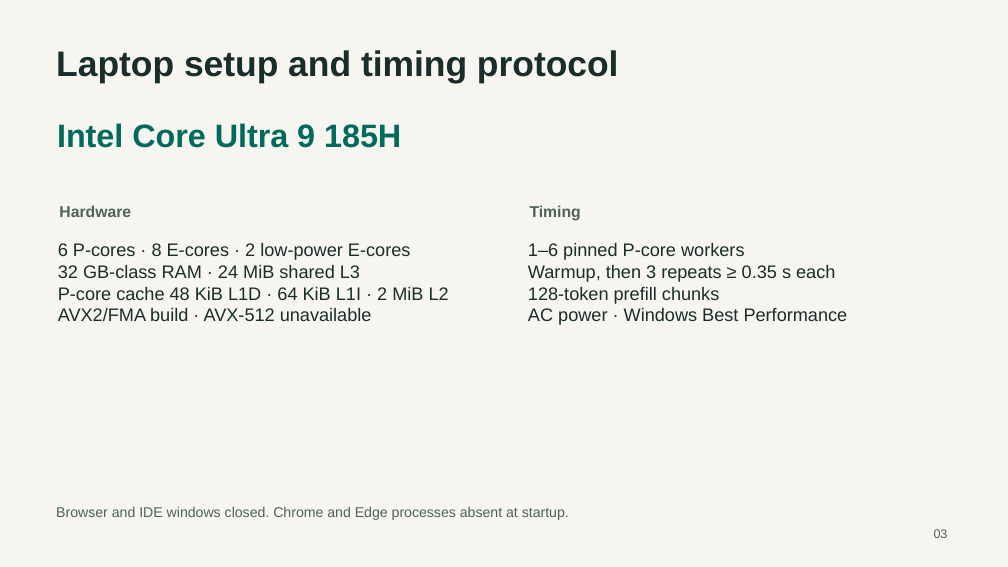
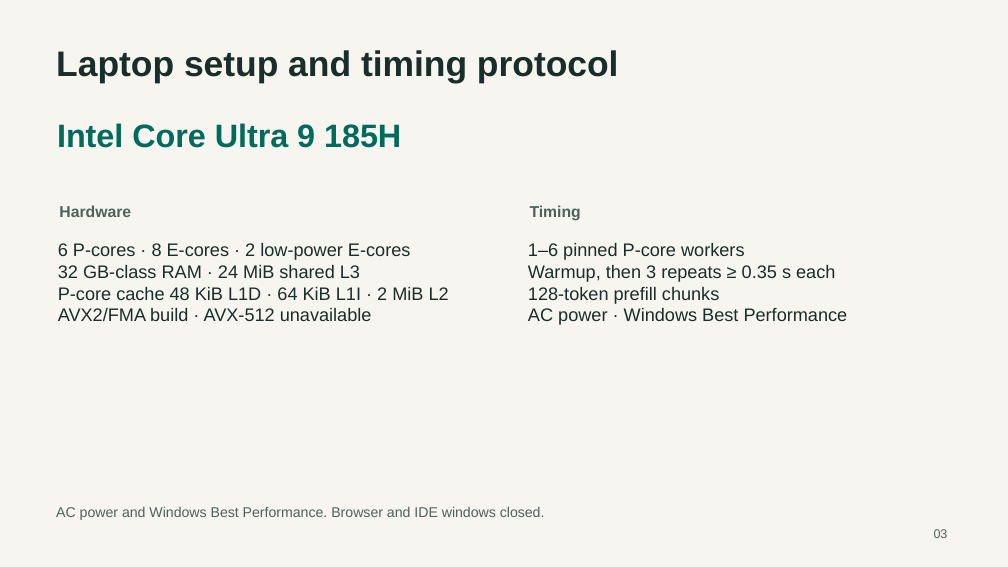
Before and after one commit to secureswim/cpu-inference-gdn, a slide deck: slide 3 of output/Project_1_Presentation.pptx. Drawn at 1008x567 pixels with LibreOffice and Linux fonts; fonts in the diff are those of the drawing. Boxes give left, top, right and bottom in pixels: in the first picture for what was removed or moved away, otherwise in the second. Text is boxed around its words. In the diff, an @@ line names an element or a change of style, - is before the commit and + after.

```diff
--- a/output/Project_1_Presentation.pptx
+++ b/output/Project_1_Presentation.pptx
@@ text at box(56, 506, 545, 520): text changed @@
-Browser and IDE windows closed. Chrome and Edge processes absent at startup.
+AC power and Windows Best Performance. Browser and IDE windows closed.
```
Also in this commit, not shown: 4 other slides changed, 9 other files.
